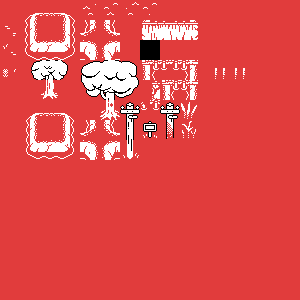
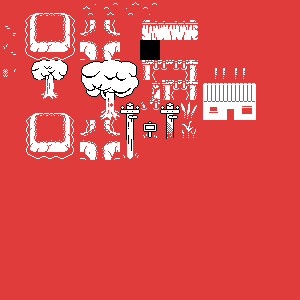
Comparing the layer stacks of the two 300 x 300 images. Changes:
added layer "Layer 46" above "Layer 31" over [203, 83, 256, 120]
